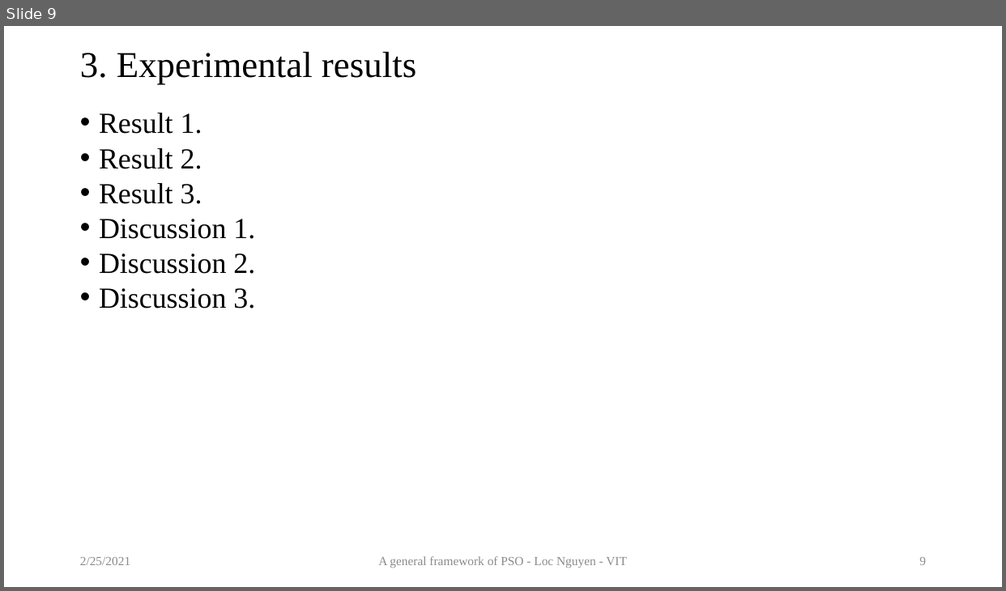
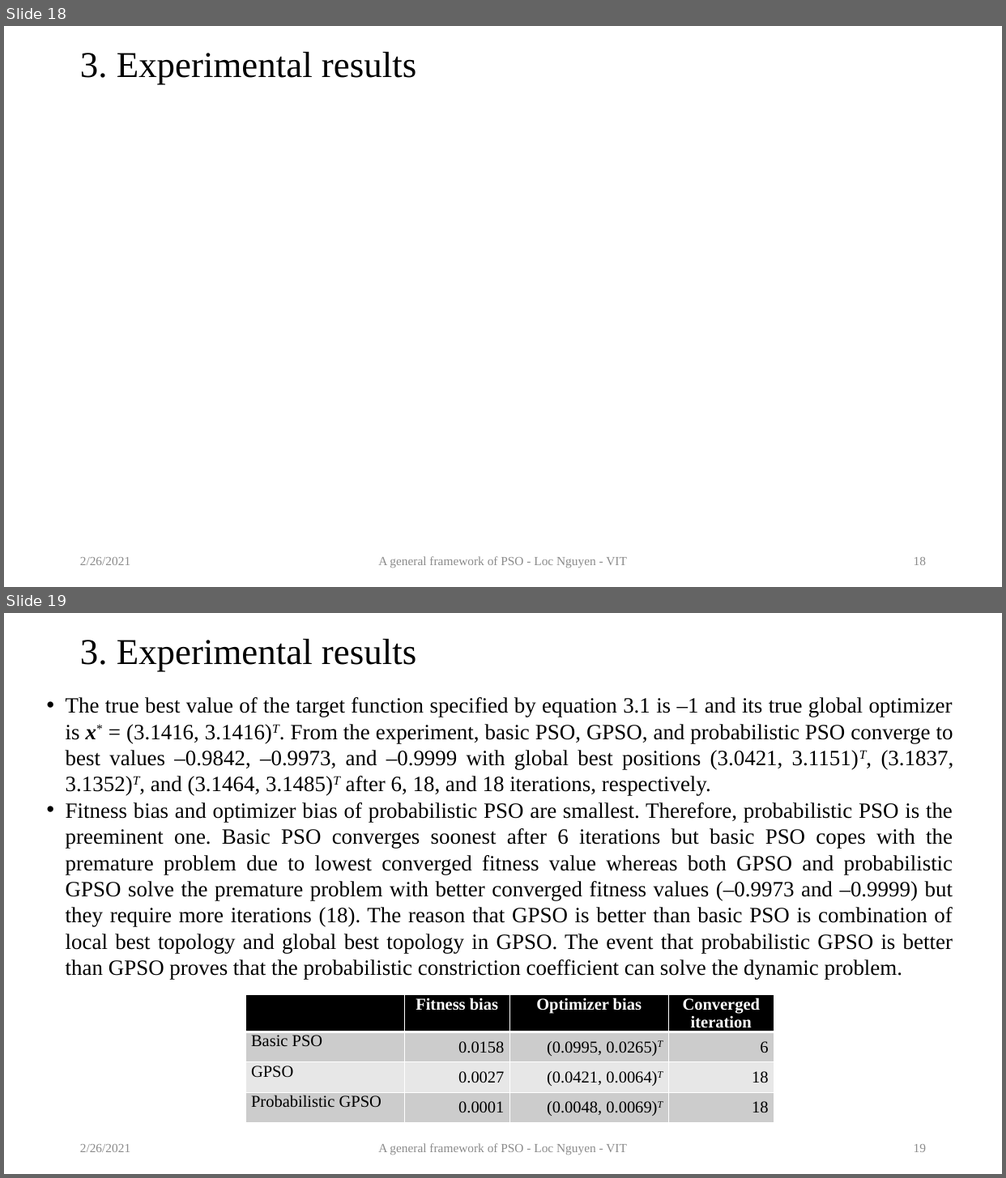
Before and after one commit to locnguyenacademic/sim, a slide deck: 2_design/pso/GeneralPSO.pptx. Shown one above the other, each under a label of ours: slide 9 before the commit, slides 18 and 19 after it. The pictures are 1006x591 and 1006x1178 pixels, drawn with LibreOffice and Linux fonts; fonts in the diff are those of the drawing; grey boxes stand for pictures. Boxes give left, top, right and bottom in pixels: in the first picture for what was removed or moved away, otherwise in the second. Text is boxed around its words. In the diff, an @@ line names an element or a change of style, - is before the commit and + after.

```diff
--- a/2_design/pso/GeneralPSO.pptx
+++ b/2_design/pso/GeneralPSO.pptx
@@ slide 19 added at bbox=[4, 613, 1002, 1174], background #FFFFFF @@
@@ title added at bbox=[80, 638, 416, 671], 35 pt, text #000000 @@
+3. Experimental results
@@ text added at bbox=[66, 697, 954, 979], 21 pt, text #000000 @@
+• The true best value of the target function specified by equation 3.1 is –1 and its true global optimizer is x* = (3.1416, 3.1416)T. From the experiment, basic PSO, GPSO, and probabilistic PSO converge to best values –0.9842, –0.9973, and –0.9999 with global best positions (3.0421, 3.1151)T, (3.1837, 3.1352)T, and (3.1464, 3.1485)T after 6, 18, and 18 iterations, respectively.
+• Fitness bias and optimizer bias of probabilistic PSO are smallest. Therefore, probabilistic PSO is the preeminent one. Basic PSO converges soonest after 6 iterations but basic PSO copes with the premature problem due to lowest converged fitness value whereas both GPSO and probabilistic GPSO solve the premature problem with better converged fitness values (–0.9973 and –0.9999) but they require more iterations (18). The reason that GPSO is better than basic PSO is combination of local best topology and global best topology in GPSO. The event that probabilistic GPSO is better than GPSO proves that the probabilistic constriction coefficient can solve the dynamic problem.
@@ table added at bbox=[246, 995, 774, 1127], 4 rows, 4 columns @@
+ | Fitness bias | Optimizer bias | Converged / iteration
+Basic PSO | 0.0158 | (0.0995, 0.0265)T | 6
+GPSO | 0.0027 | (0.0421, 0.0064)T | 18
+Probabilistic GPSO | 0.0001 | (0.0048, 0.0069)T | 18
@@ text added at bbox=[80, 1144, 130, 1152], 12 pt, text #8C8C8C @@
+2/26/2021
@@ text added at bbox=[378, 1144, 627, 1155], 12 pt, text #8C8C8C @@
+A general framework of PSO - Loc Nguyen - VIT
@@ page number added at bbox=[914, 1144, 926, 1152], 12 pt, text #8C8C8C @@
+19
@@ what was slide 9 is now slide 18 @@
@@ slide 18 changed as well @@
@@ text removed at bbox=[99, 113, 255, 309] @@
-• Result 1.
-• Result 2.
-• Result 3.
-• Discussion 1.
-• Discussion 2.
-• Discussion 3.
@@ text at bbox=[80, 557, 130, 565]: text changed @@
-2/25/2021
+2/26/2021
@@ page number at bbox=[914, 557, 926, 565]: text changed @@
-9
+18
```
Also in this commit, not shown: 11 other slides changed, 9 other slides added, 2 other files.
